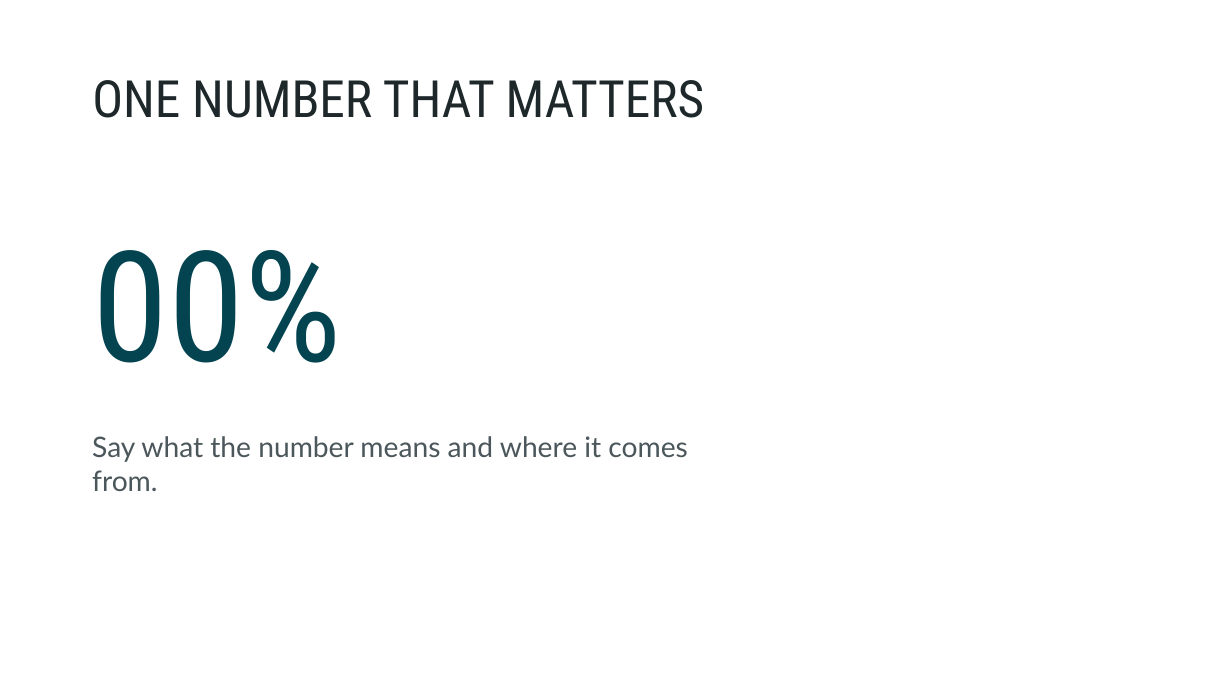
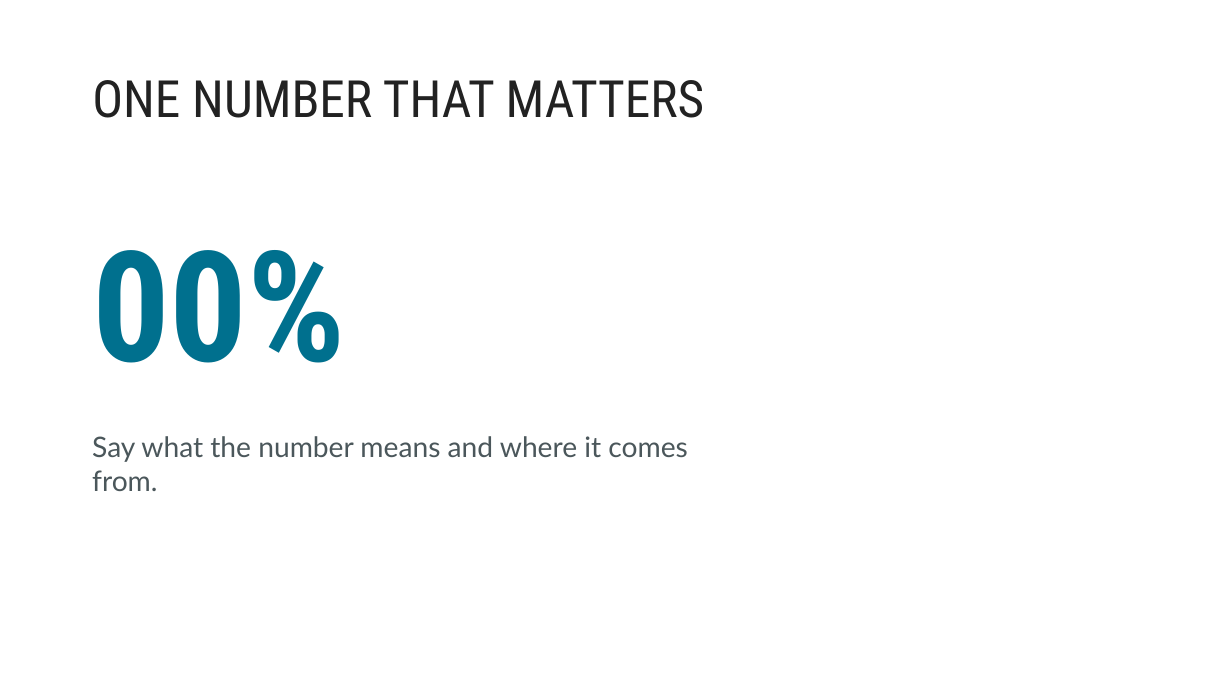
Before and after one commit to masschallenge/propellant-office, a slide deck: slide 5 of templates/powerpoint/propellant-presentation.potx. Drawn at 1232x693 pixels with LibreOffice and Linux fonts; fonts in the diff are those of the drawing; background and template pictures are left out. Boxes give left, top, right and bottom in pixels: in the first picture for what was removed or moved away, otherwise in the second. Text is boxed around its words. In the diff, an @@ line names an element or a change of style, - is before the commit and + after.

```diff
--- a/templates/powerpoint/propellant-presentation.potx
+++ b/templates/powerpoint/propellant-presentation.potx
@@ text "00%" at [92, 250, 346, 363]: text colour #044451 to #00708E, bold on @@
```
Also in this commit, not shown: 7 other slides changed, 9 other files.
